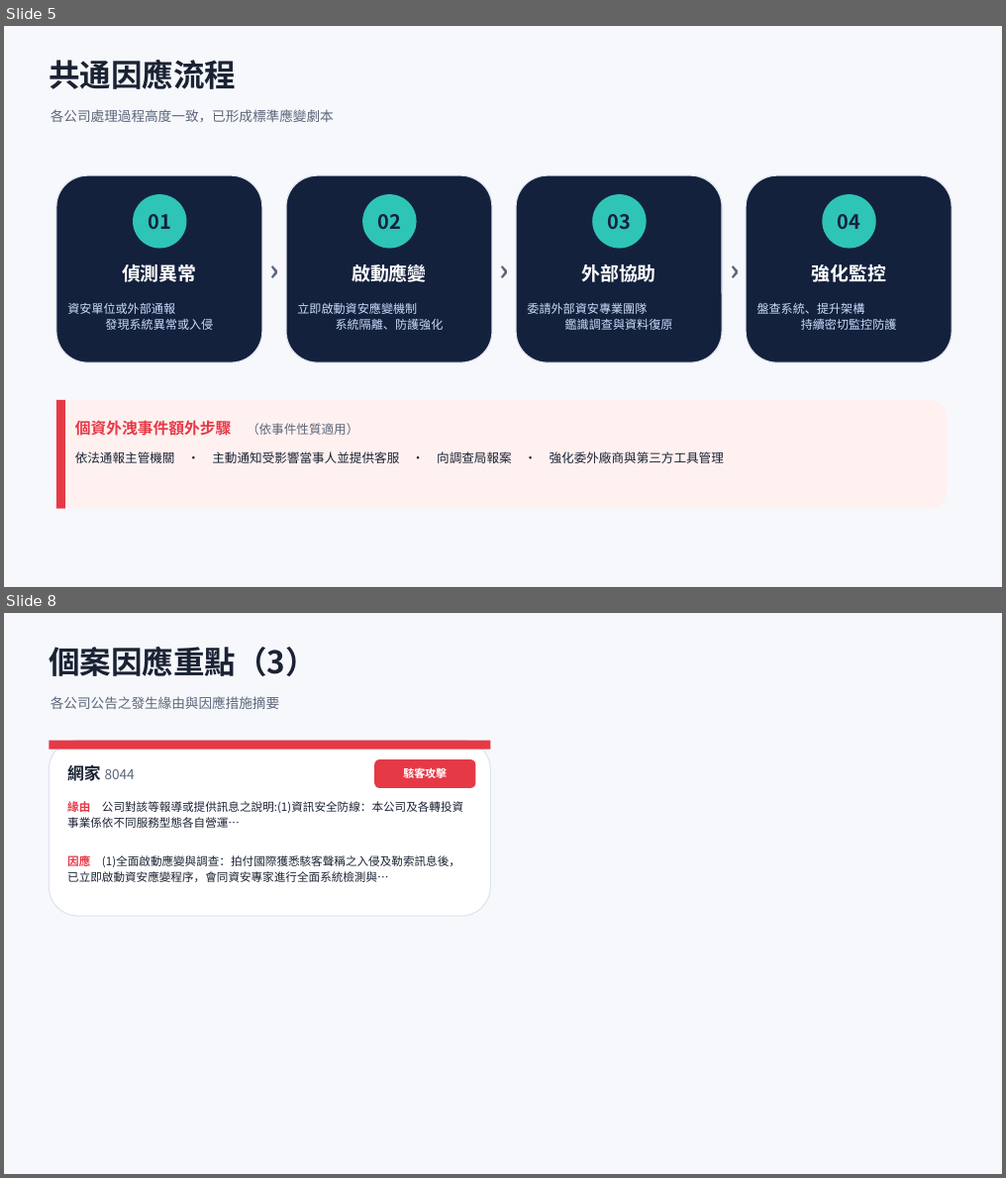
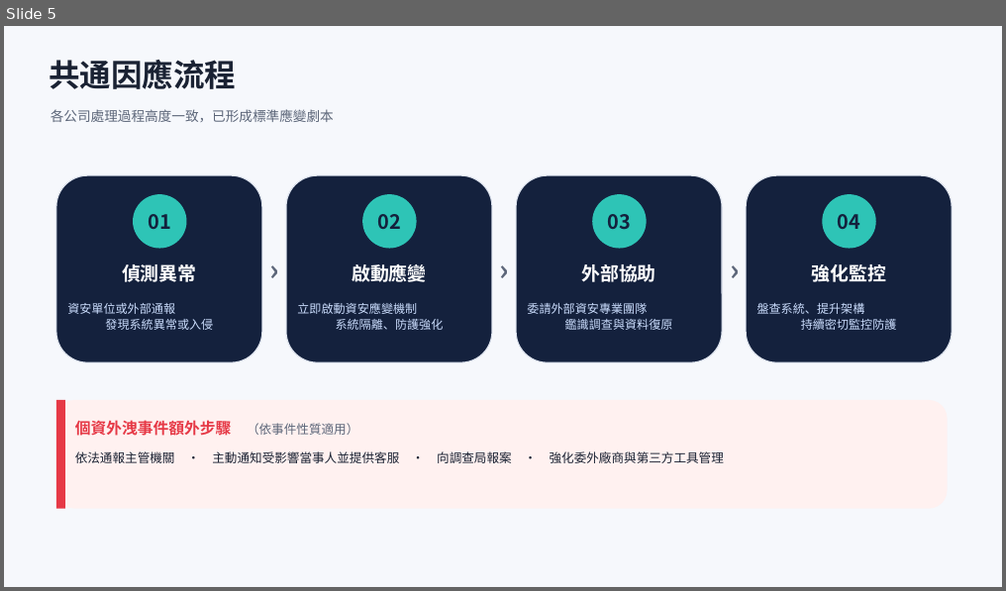
Before and after one commit to Johnnylin77/mops-isec-monitor, a slide deck: 資安事件因應分析.pptx. Shown one above the other, each under a label of ours: slides 5 and 8 before the commit, slide 5 after it; the slides between them are not shown. The pictures are 1006x1178 and 1006x591 pixels, drawn with LibreOffice and Linux fonts; fonts in the diff are those of the drawing. Boxes give left, top, right and bottom in pixels: in the first picture for what was removed or moved away, otherwise in the second. Text is boxed around its words. In the diff, an @@ line names an element or a change of style, - is before the commit and + after.

```diff
--- a/資安事件因應分析.pptx
+++ b/資安事件因應分析.pptx
@@ slide 8 removed at (4,613,1002,1174), background #FFFFFF @@
@@ rectangle removed at (4,613,1002,1174) @@
@@ text removed at (49,647,317,676) @@
-個案因應重點（3）
@@ text removed at (51,696,279,709) @@
-各公司公告之發生緣由與因應措施摘要
@@ rounded rectangle removed at (49,741,491,916) @@
@@ rectangle removed at (49,741,491,750) @@
@@ rounded rectangle removed at (374,760,475,788) @@
@@ text removed at (67,765,135,781) @@
-網家 8044
@@ text removed at (403,766,447,781) @@
-駭客攻擊
@@ text removed at (67,801,463,828) @@
-緣由 公司對該等報導或提供訊息之說明:(1)資訊安全防線：本公司及各轉投資事業係依不同服務型態各自營運…
@@ text removed at (67,854,460,882) @@
-因應 (1)全面啟動應變與調查：拍付國際獲悉駭客聲稱之入侵及勒索訊息後，已立即啟動資安應變程序，會同資安專家進行全面系統檢測與…
```
Also in this commit, not shown: 6 slides changed, 2 other files.
